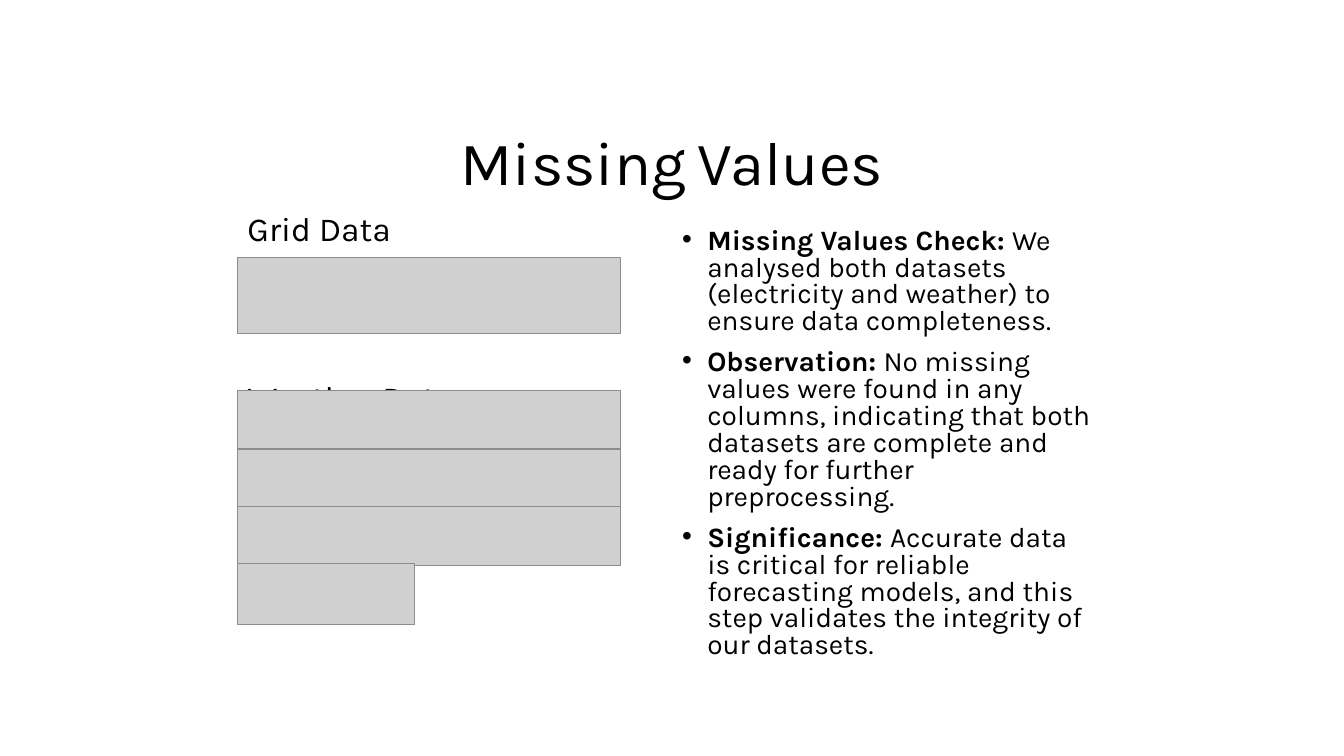
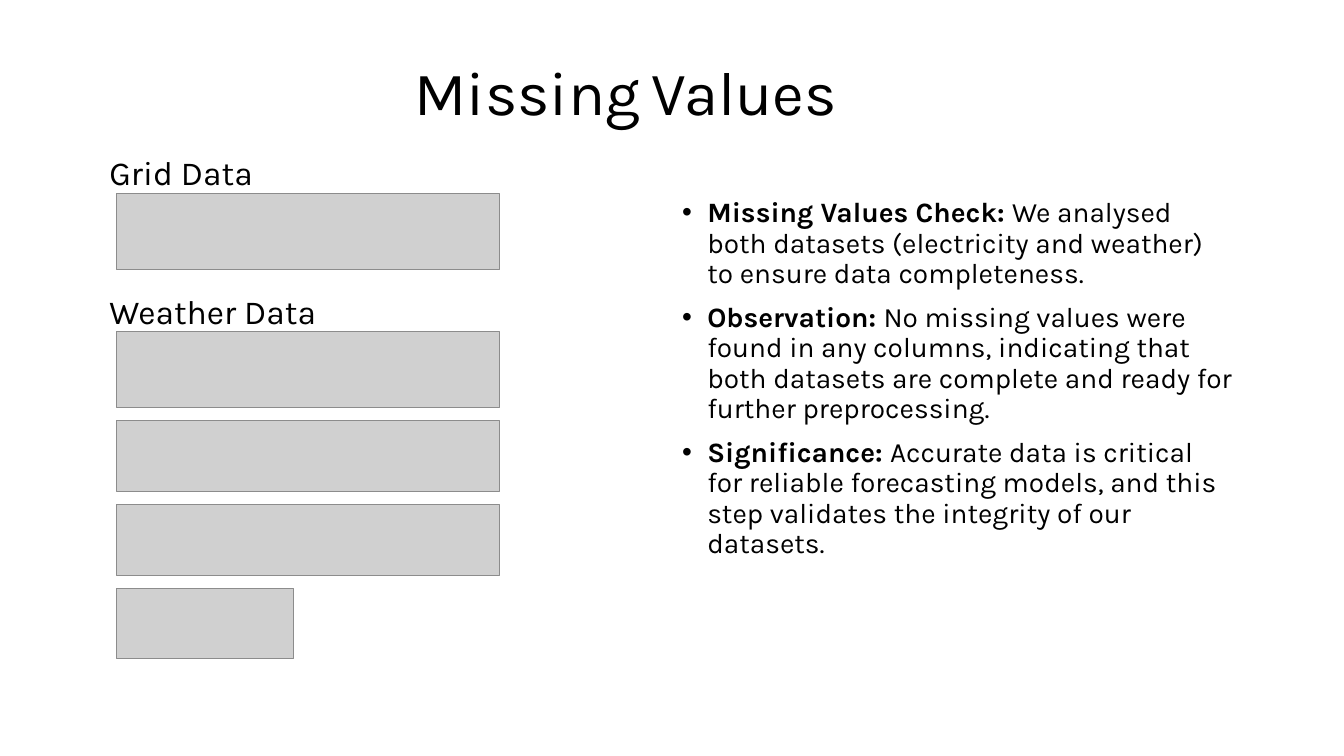
Before and after one commit to cksinghnet/Weather-Based-Grid-Optimization, a slide deck: slide 10 of DataEnggFinalProjectPPT.pptx. Drawn at 1344x756 pixels with LibreOffice and Linux fonts; fonts in the diff are those of the drawing; grey boxes stand for pictures. Boxes give left, top, right and bottom in pixels: in the first picture for what was removed or moved away, otherwise in the second. Text is boxed around its words. In the diff, an @@ line names an element or a change of style, - is before the commit and + after.

Commit message:
PPT updated

```diff
--- a/DataEnggFinalProjectPPT.pptx
+++ b/DataEnggFinalProjectPPT.pptx
@@ text "Missing Values": place and size @@
-text "Missing Values" at box(461, 142, 883, 200)
+text "Missing Values" at box(415, 72, 837, 130)
@@ title "Grid Data Weather Data": place and size @@
-title "Grid Data Weather Data" at box(247, 218, 454, 391)
+title "Grid Data Weather Data" at box(109, 162, 316, 333)
@@ picture: place and size @@
-picture at box(237, 258, 620, 334)
+picture at box(116, 194, 499, 269)
@@ text "Missing Values Check: We analysed ...": place and size @@
-text "Missing Values Check: We analysed ..." at box(707, 230, 1090, 655)
+text "Missing Values Check: We analysed ..." at box(707, 202, 1232, 554)
@@ text "Missing Values Check: We analysed ..." at box(707, 202, 1232, 554): line spacing 0.8 to 0.9 @@
@@ picture: place and size @@
-picture at box(237, 391, 620, 450)
+picture at box(116, 332, 499, 407)
@@ picture: place and size @@
-picture at box(237, 449, 620, 507)
+picture at box(116, 420, 499, 491)
@@ picture: place and size @@
-picture at box(237, 507, 620, 567)
+picture at box(116, 505, 499, 576)
@@ picture: place and size @@
-picture at box(237, 564, 414, 624)
+picture at box(116, 589, 293, 659)
```
Also in this commit, not shown: 3 other slides changed.
